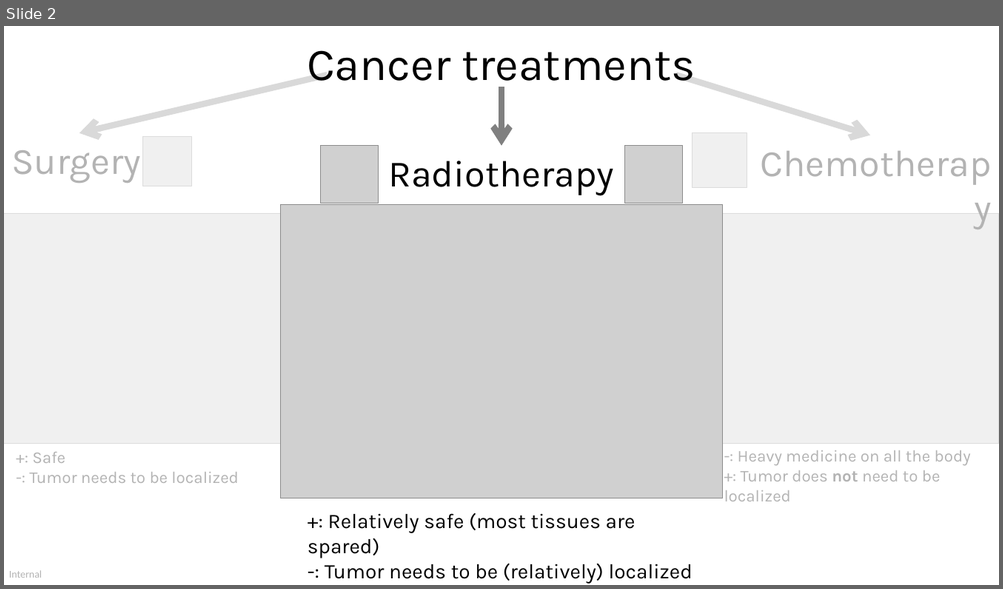
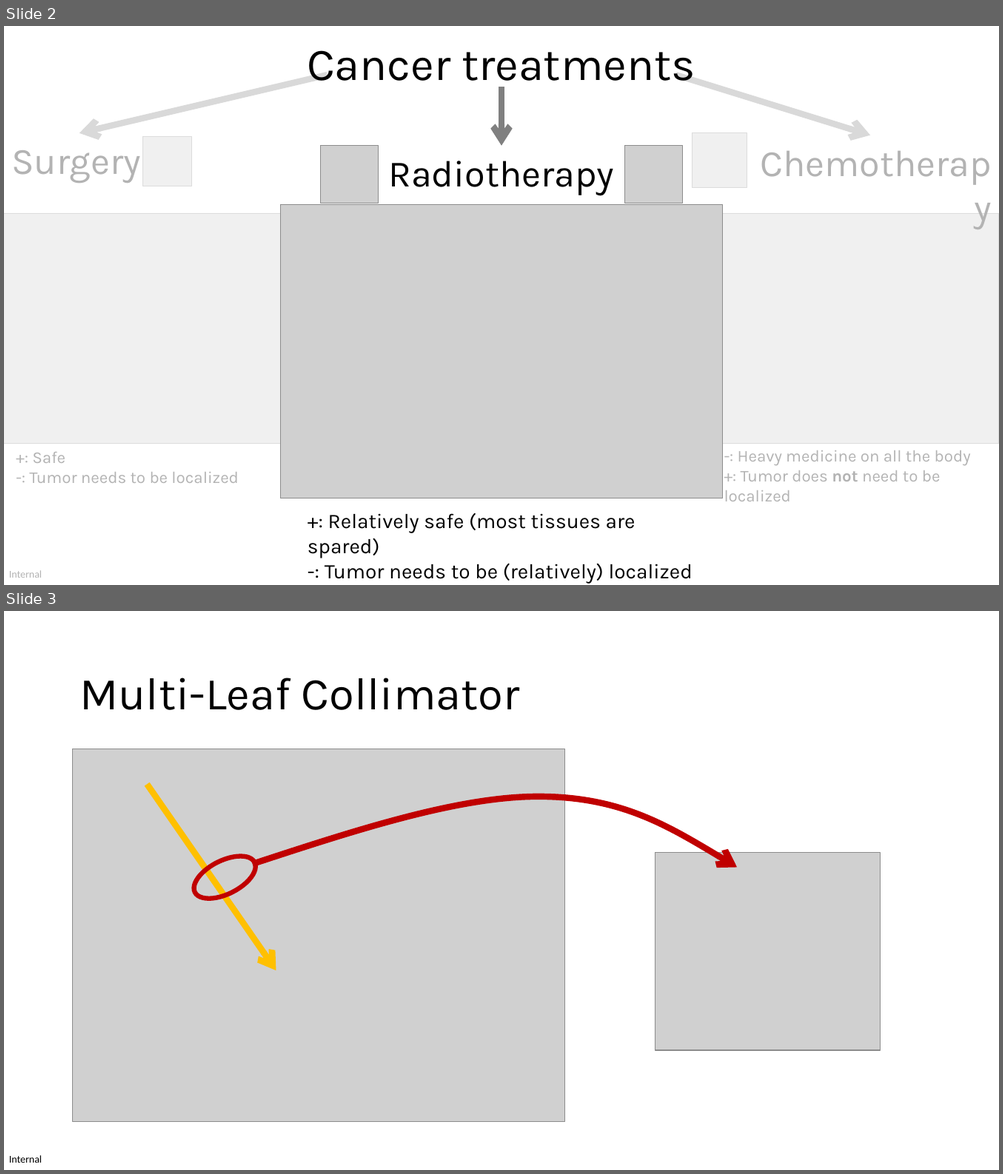
Before and after one commit to pauldubois98/AIME2024, a slide deck: AIME-slides.pptx. Shown one above the other, each under a label of ours: slide 2 before the commit, slides 2 and 3 after it. The pictures are 1003x589 and 1003x1174 pixels, drawn with LibreOffice and Linux fonts; fonts in the diff are those of the drawing; grey boxes stand for pictures. Boxes give left, top, right and bottom in pixels: in the first picture for what was removed or moved away, otherwise in the second. Text is boxed around its words. In the diff, an @@ line names an element or a change of style, - is before the commit and + after.

Commit message:
MLC slide

```diff
--- a/AIME-slides.pptx
+++ b/AIME-slides.pptx
@@ slide 3 added at [4, 611, 999, 1170], background #FFFFFF; not listed: 1 template element that a slide beside it also shows @@
@@ title added at [79, 678, 520, 710], 44 pt, text #000000 @@
+Multi-Leaf Collimator
@@ picture added at [73, 749, 565, 1122] @@
@@ arrow added from (148, 784) to (276, 971), #FFC000 6 pt @@
@@ freeform shape added at [253, 797, 737, 868], outline #C00000 6 pt @@
@@ ellipse added at [188, 848, 262, 908], outline #C00000 4.5 pt @@
@@ picture added at [655, 853, 880, 1051] @@
```
